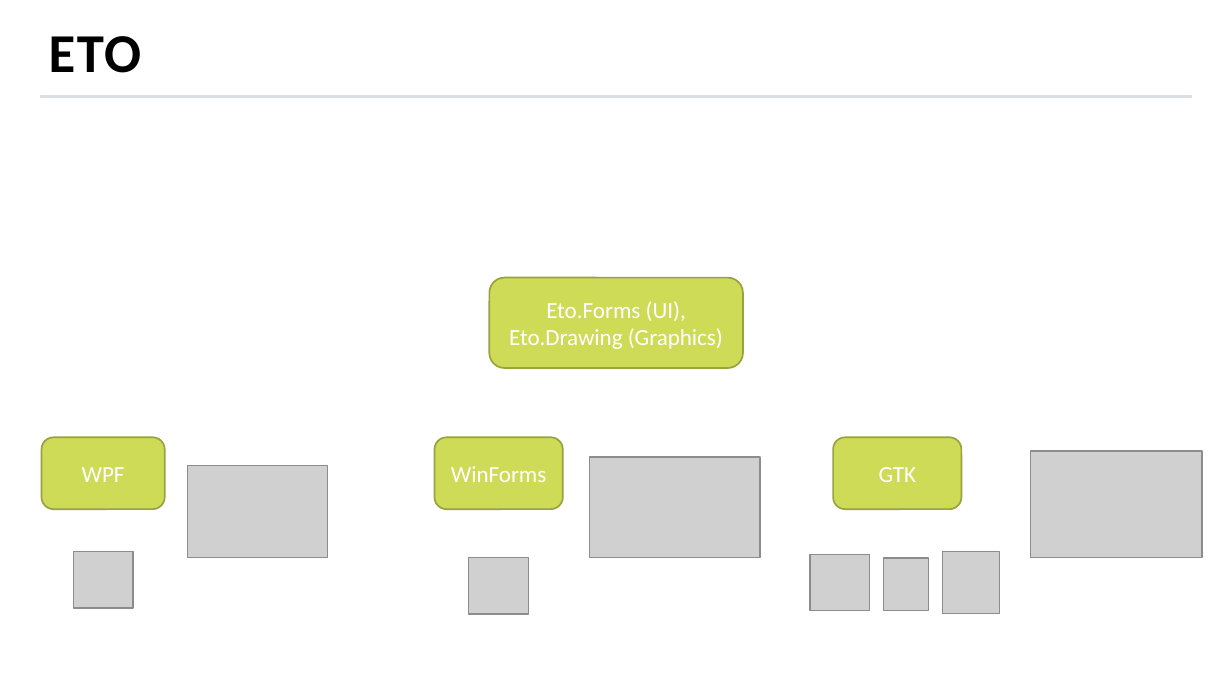
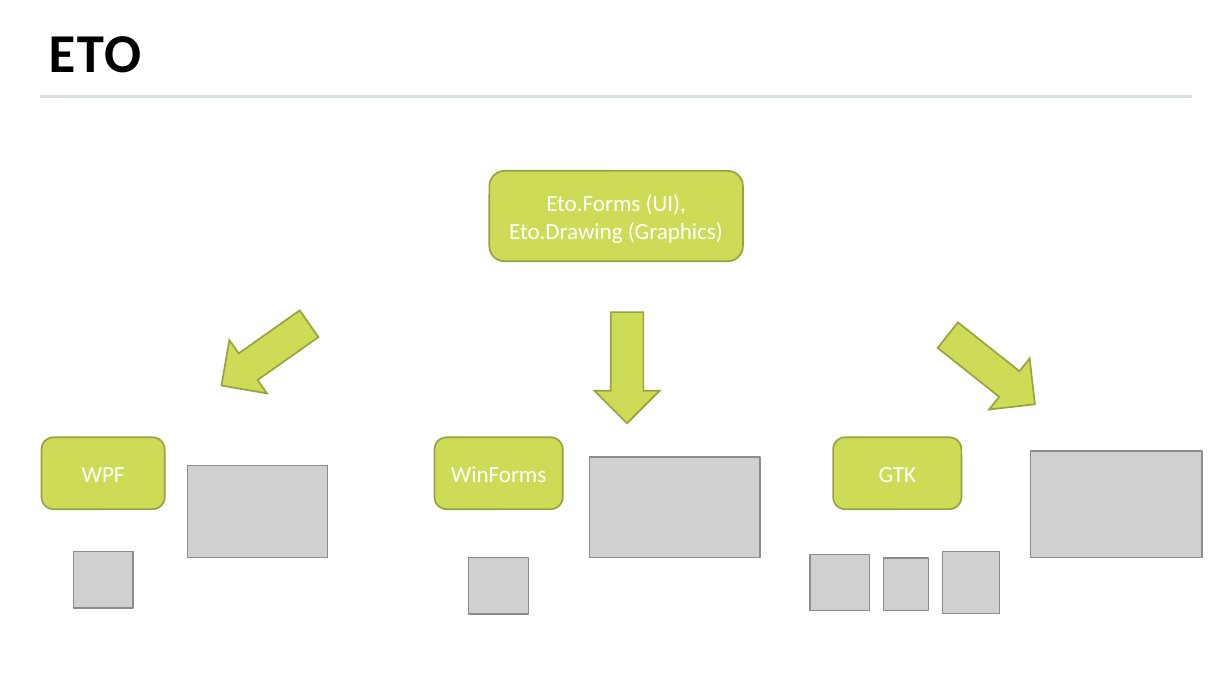
Before and after one commit to MihailRomanov/TechTalks_GUI_in_Net, a slide deck: slide 17 of presentation.pptx. Drawn at 1232x693 pixels with LibreOffice and Linux fonts; fonts in the diff are those of the drawing; grey boxes stand for pictures; background and template pictures are left out. Boxes give left, top, right and bottom in pixels: in the first picture for what was removed or moved away, otherwise in the second. Text is boxed around its words. In the diff, an @@ line names an element or a change of style, - is before the commit and + after.

Commit message:
Update presentation

```diff
--- a/presentation.pptx
+++ b/presentation.pptx
@@ rounded rectangle "Eto.Forms (UI), Eto.Drawing (Graphics)": place and size @@
-rounded rectangle "Eto.Forms (UI), Eto.Drawing (Graphics)" at bbox=[489, 277, 743, 367]
+rounded rectangle "Eto.Forms (UI), Eto.Drawing (Graphics)" at bbox=[489, 171, 743, 261]
@@ down arrow added at bbox=[203, 297, 328, 412], fill #CEDB56, outline #98A240 1 pt @@
@@ down arrow added at bbox=[595, 312, 660, 423], fill #CEDB56, outline #98A240 1 pt @@
@@ down arrow added at bbox=[927, 310, 1055, 430], fill #CEDB56, outline #98A240 1 pt @@
```
Also in this commit, not shown: 2 other slides changed, 2 slides added, 2 slides removed.
